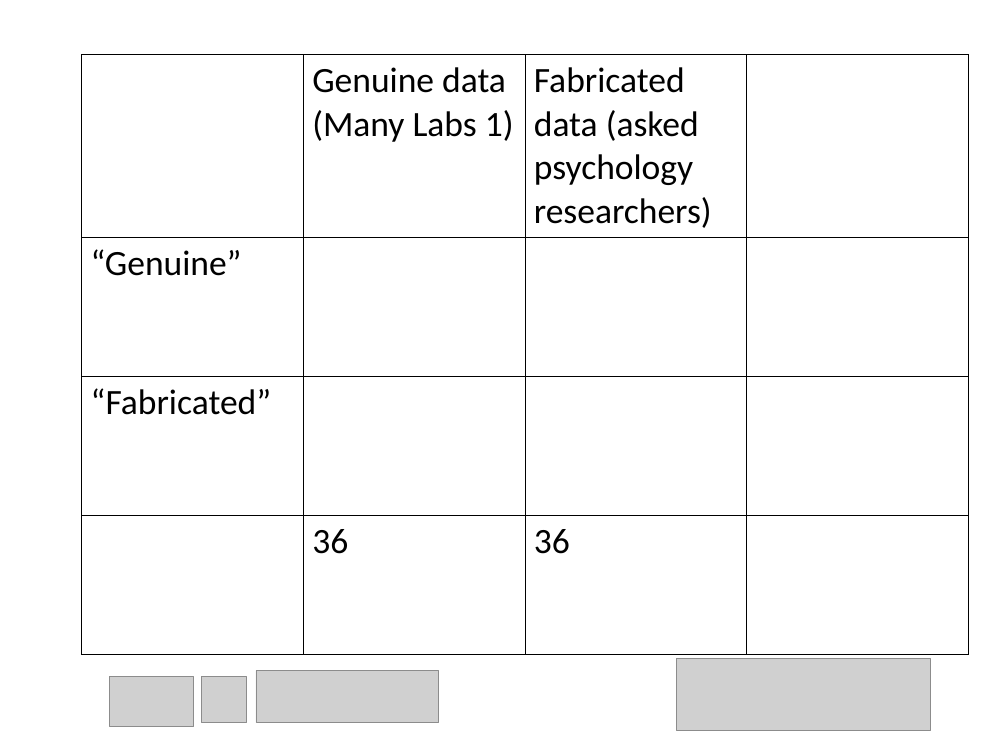
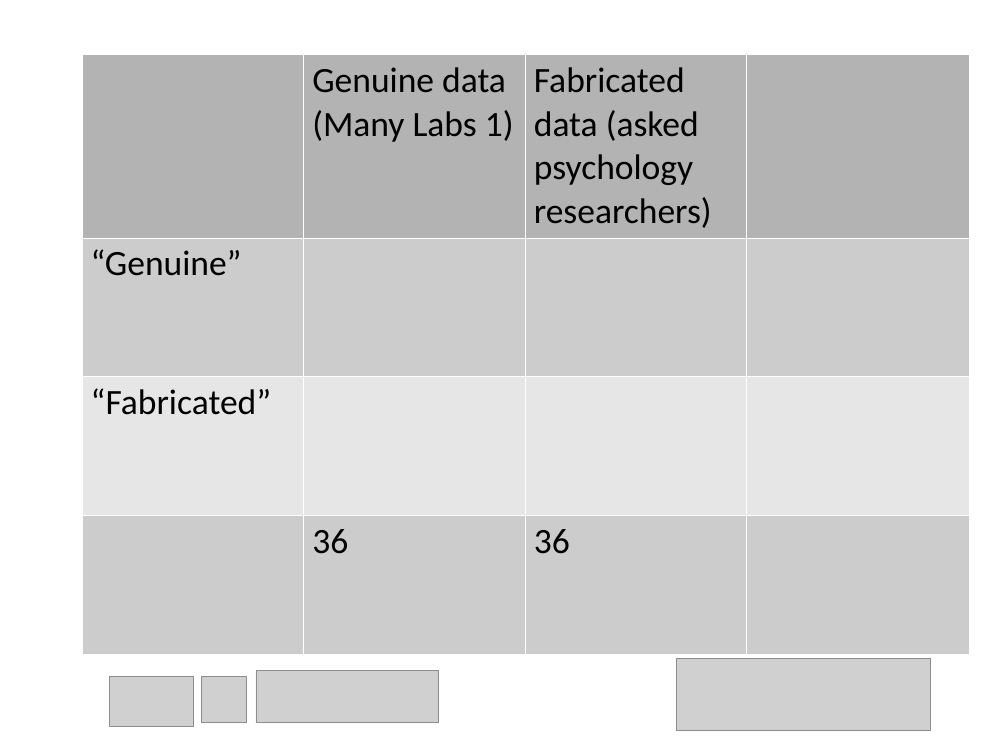
Before and after one commit to chartgerink/talks, a slide deck: slide 26 of 2015_2016/20160529 aps/how_to_detect_data_fab.odp. Drawn at 1008x756 pixels with LibreOffice and Linux fonts; fonts in the diff are those of the drawing; grey boxes stand for pictures. Boxes give left, top, right and bottom in pixels: in the first picture for what was removed or moved away, otherwise in the second. Text is boxed around its words. In the diff, an @@ line names an element or a change of style, - is before the commit and + after.

```diff
--- a/2015_2016/20160529 aps/how_to_detect_data_fab.odp
+++ b/2015_2016/20160529 aps/how_to_detect_data_fab.odp
@@ table at box(81, 54, 968, 654) @@
@@ fill none to #B3B3B3 in 2 cells @@
@@ fill none to #CCCCCC in 3 cells @@
@@ fill none to #E6E6E6 in row 3, column 1 @@
@@ borders changed @@
```
Also in this commit, not shown: 16 other slides changed, 3 slides added, 3 slides removed, 1 other file.
